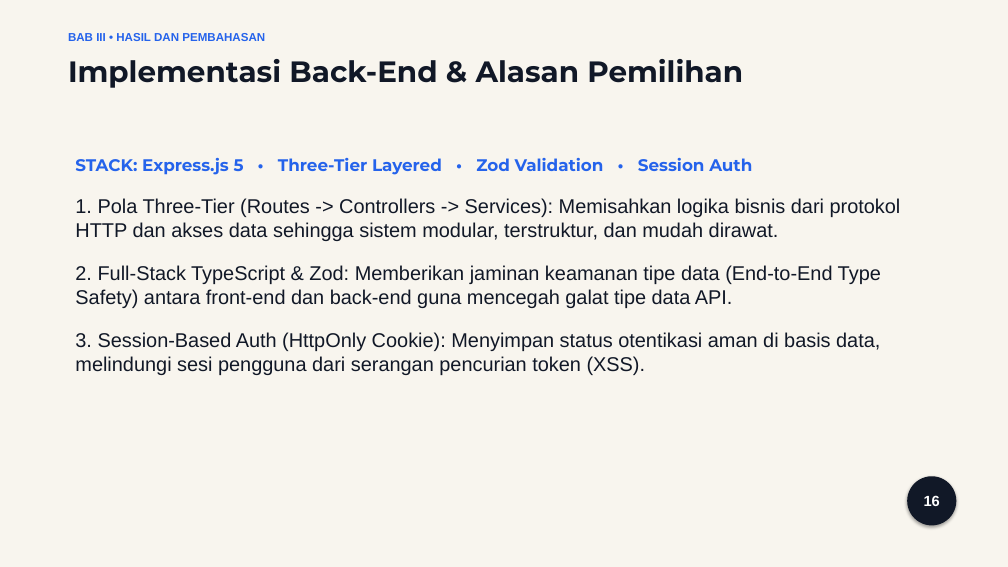
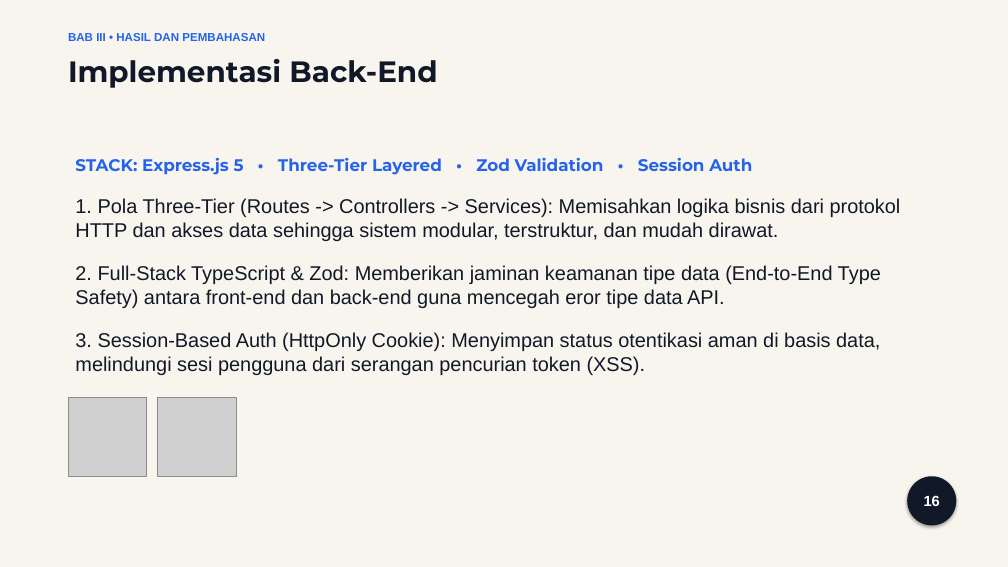
Before and after one commit to ztzrk/fieldmax, a slide deck: slide 16 of obsidian/Fieldmax/Presentasi_Seminar_Hasil_FieldMax.pptx. Drawn at 1008x567 pixels with LibreOffice and Linux fonts; fonts in the diff are those of the drawing; grey boxes stand for pictures. Boxes give left, top, right and bottom in pixels: in the first picture for what was removed or moved away, otherwise in the second. Text is boxed around its words. In the diff, an @@ line names an element or a change of style, - is before the commit and + after.

```diff
--- a/obsidian/Fieldmax/Presentasi_Seminar_Hasil_FieldMax.pptx
+++ b/obsidian/Fieldmax/Presentasi_Seminar_Hasil_FieldMax.pptx
@@ text at [68, 59, 437, 88]: text changed @@
-Implementasi Back-End & Alasan Pemilihan
+Implementasi Back-End
@@ text at [75, 265, 881, 308]: text changed @@
-2. Full-Stack TypeScript & Zod: Memberikan jaminan keamanan tipe data (End-to-End Type Safety) antara front-end dan back-end guna mencegah galat tipe data API.
+2. Full-Stack TypeScript & Zod: Memberikan jaminan keamanan tipe data (End-to-End Type Safety) antara front-end dan back-end guna mencegah eror tipe data API.
@@ picture added at [68, 398, 147, 476] @@
@@ picture added at [158, 398, 237, 476] @@
```
Also in this commit, not shown: 14 other slides changed, 1 slide removed, 27 other files.
